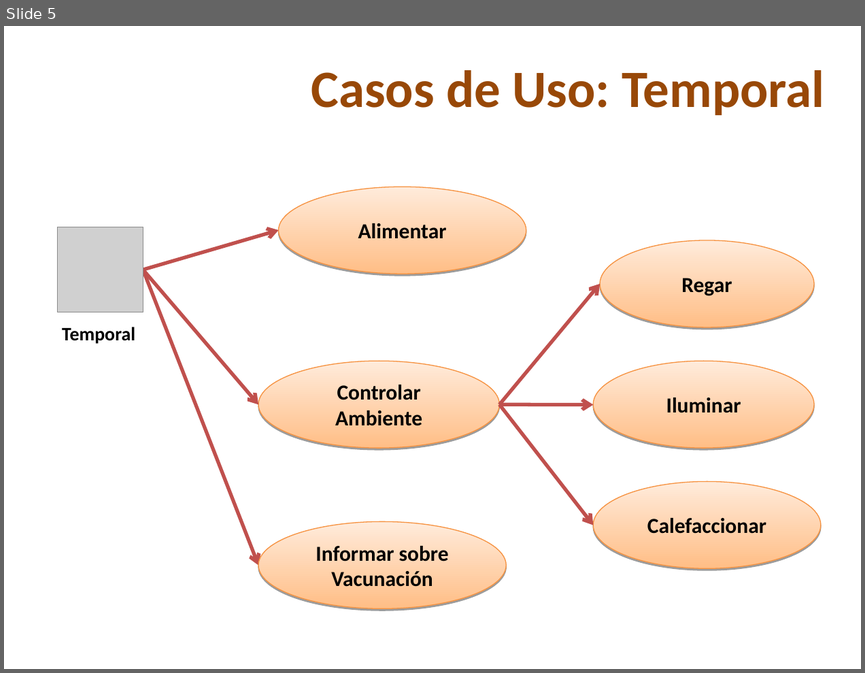
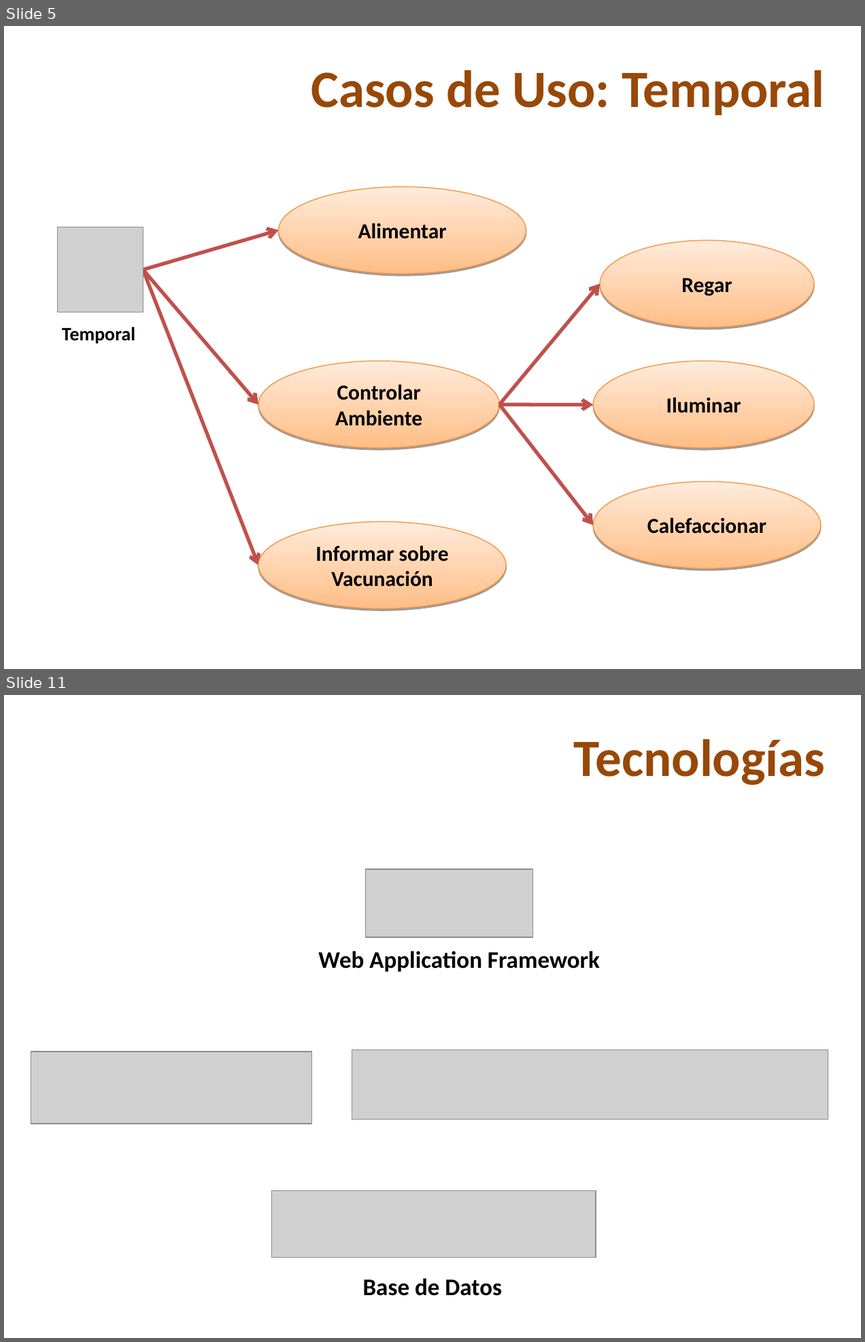
Before and after one commit to nicohen/taller-desarrollo-proyectos-i, a slide deck: Presentaciones/PresentacionDesarrollo.ppt. Shown one above the other, each under a label of ours: slide 5 before the commit, slides 5 and 11 after it; the slides between them are not shown. The pictures are 865x673 and 865x1342 pixels, drawn with LibreOffice and Linux fonts; fonts in the diff are those of the drawing; grey boxes stand for pictures; background and template pictures are left out. Boxes give left, top, right and bottom in pixels: in the first picture for what was removed or moved away, otherwise in the second. Text is boxed around its words. In the diff, an @@ line names an element or a change of style, - is before the commit and + after.

```diff
--- a/Presentaciones/PresentacionDesarrollo.ppt
+++ b/Presentaciones/PresentacionDesarrollo.ppt
@@ slide 11 added at <box>4,695,861,1338</box>, background picture (left out) @@
@@ title added at <box>574,739,825,785</box>, 44 pt, text #984807, bold @@
+Tecnologías
@@ picture added at <box>366,869,532,938</box> @@
@@ text added at <box>318,951,600,972</box>, 20 pt, text #000000, bold @@
+Web Application Framework
@@ picture added at <box>31,1051,311,1123</box> @@
@@ picture added at <box>352,1050,827,1119</box> @@
@@ picture added at <box>272,1190,596,1257</box> @@
@@ text added at <box>363,1278,502,1295</box>, 20 pt, text #000000, bold @@
+Base de Datos
```
Also in this commit, not shown: 2 slides changed, 7 other slides added, 2 slides removed.
